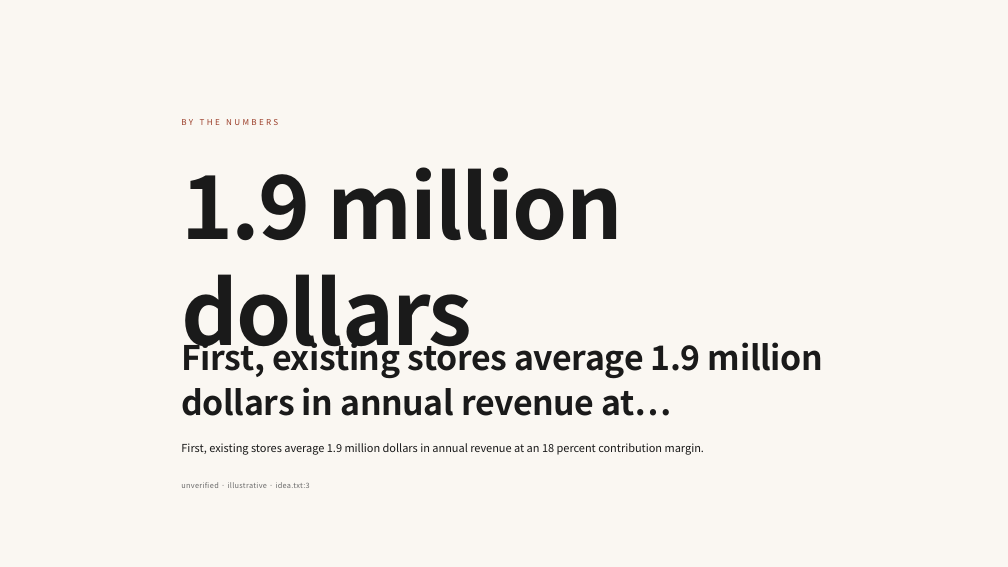
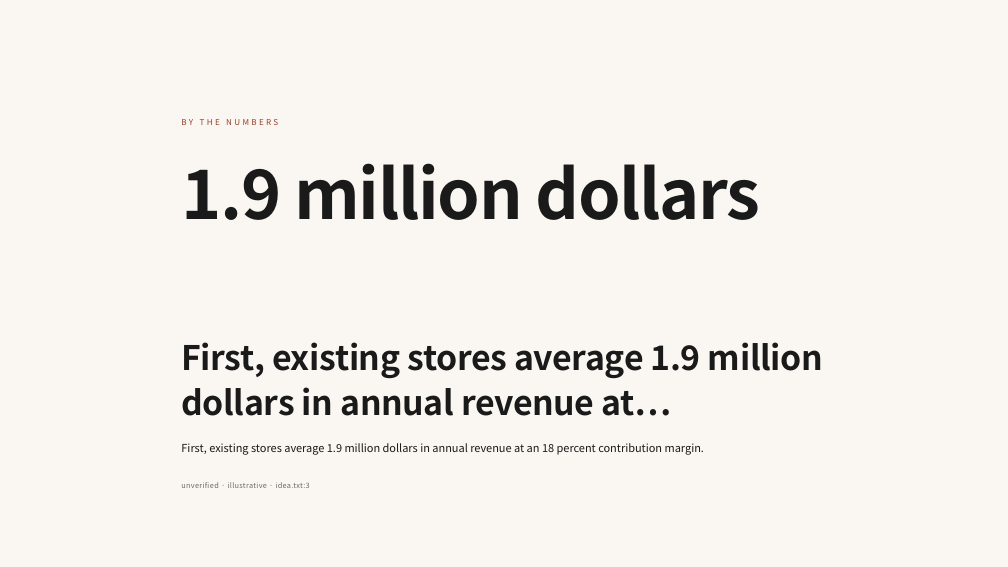
Before and after one commit to Hun-Bot2/Typodeck, a slide deck: slide 2 of docs/showcase/readme-editorial.pptx. Drawn at 1008x567 pixels with LibreOffice and Linux fonts; fonts in the diff are those of the drawing. Boxes give left, top, right and bottom in pixels: in the first picture for what was removed or moved away, otherwise in the second. Text is boxed around its words. In the diff, an @@ line names an element or a change of style, - is before the commit and + after.

```diff
--- a/docs/showcase/readme-editorial.pptx
+++ b/docs/showcase/readme-editorial.pptx
@@ text "1.9 million dollars" at [181, 163, 761, 220]: size 84 to 65 pt, letter spacing -1.7 to -1.3 pt @@
```
Also in this commit, not shown: 1 other slide changed, 34 other files.
